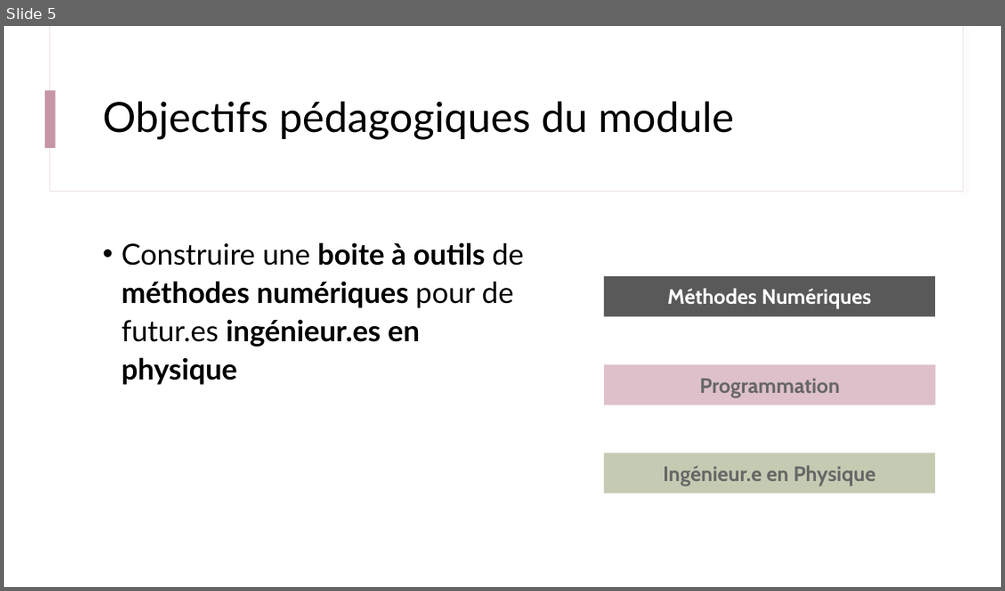
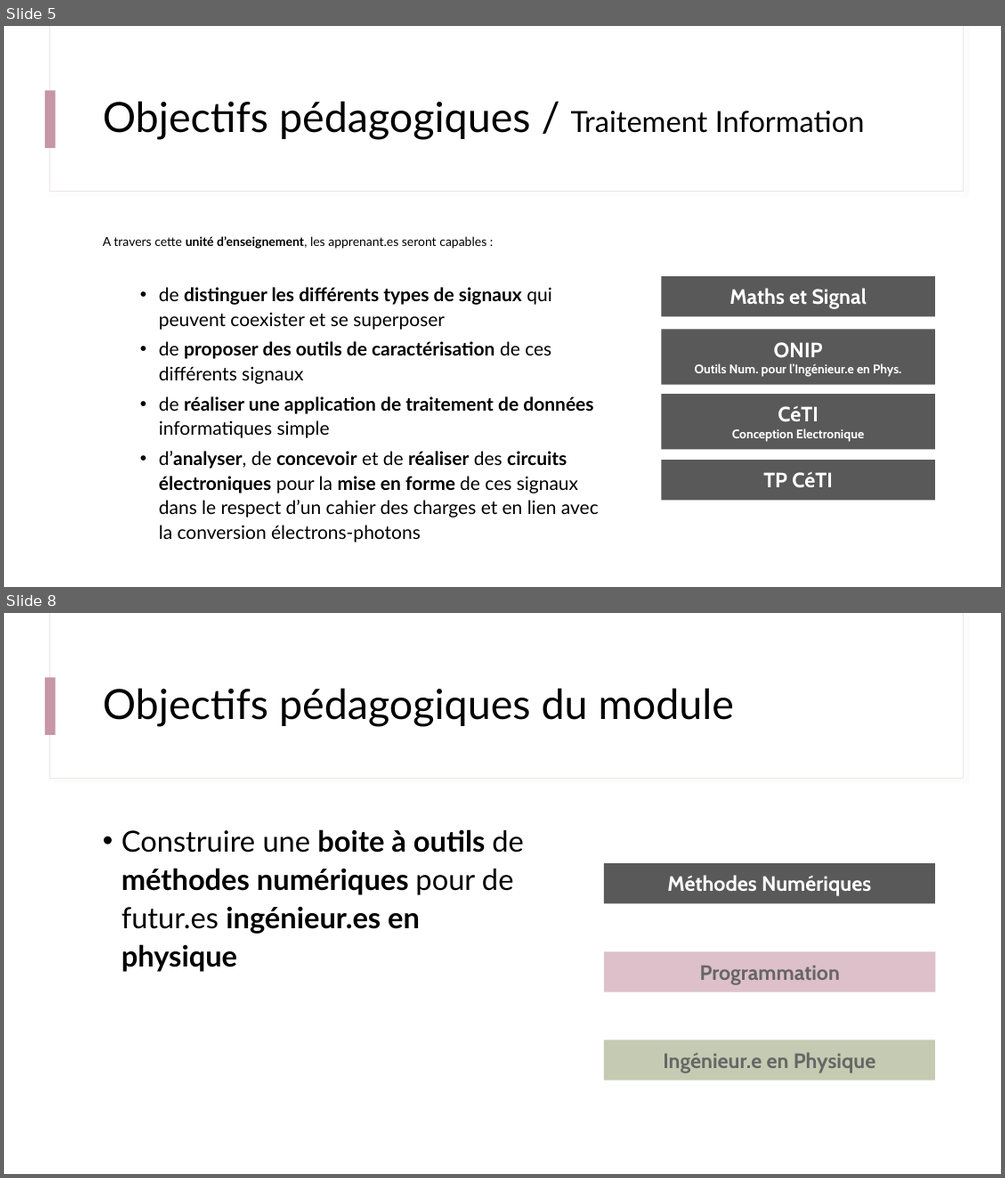
Before and after one commit to IOGS-Digital-Methods/semester-5, a slide deck: ONIP/onip_b0_intro/B0_0_Outils_Methodes.pptx. Shown one above the other, each under a label of ours: slide 5 before the commit, slides 5 and 8 after it; the slides between them are not shown. The pictures are 1005x591 and 1005x1178 pixels, drawn with LibreOffice and Linux fonts; fonts in the diff are those of the drawing. Boxes give left, top, right and bottom in pixels: in the first picture for what was removed or moved away, otherwise in the second. Text is boxed around its words. In the diff, an @@ line names an element or a change of style, - is before the commit and + after.

Commit message:
Update Intro CeTI / ONIP

```diff
--- a/ONIP/onip_b0_intro/B0_0_Outils_Methodes.pptx
+++ b/ONIP/onip_b0_intro/B0_0_Outils_Methodes.pptx
@@ slide 5 added at [4, 26, 1001, 587], background #FFFFFF; not listed: 3 template elements that a slide beside it also shows @@
@@ title added at [103, 101, 865, 140], 40 pt, text #000000 @@
+Objectifs pédagogiques / Traitement Information
@@ text added at [103, 236, 599, 542], 18 pt, text #000000 @@
+A travers cette unité d’enseignement, les apprenant.es seront capables :
+  • de distinguer les différents types de signaux qui peuvent coexister et se superposer
+  • de proposer des outils de caractérisation de ces différents signaux
+  • de réaliser une application de traitement de données informatiques simple
+  • d’analyser, de concevoir et de réaliser des circuits électroniques pour la mise en forme de ces signaux dans le respect d’un cahier des charges et en lien avec la conversion électrons-photons
@@ rectangle added at [662, 276, 935, 317], fill #595959, 20 pt, text #FFFFFF, bold @@
+Maths et Signal
@@ rectangle added at [662, 329, 935, 384], fill #595959, 12 pt, text #FFFFFF, bold @@
+ONIP
+Outils Num. pour l’Ingénieur.e en Phys.
@@ rectangle added at [662, 394, 935, 450], fill #595959, 12 pt, text #FFFFFF, bold @@
+CéTI
+Conception Electronique
@@ rectangle added at [662, 459, 935, 500], fill #595959, 20 pt, text #FFFFFF, bold @@
+TP CéTI
@@ what was slide 5 is now slide 8 @@
```
Also in this commit, not shown: 2 other slides added, 4 other files.
